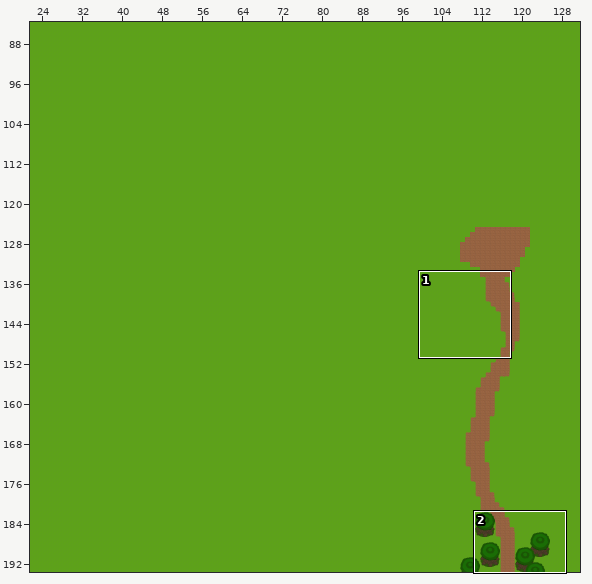
Tiled map -- game/assets/area1.tmx. Above, an overview of the earlier version with the close-up marked.
Close-up. As it was:
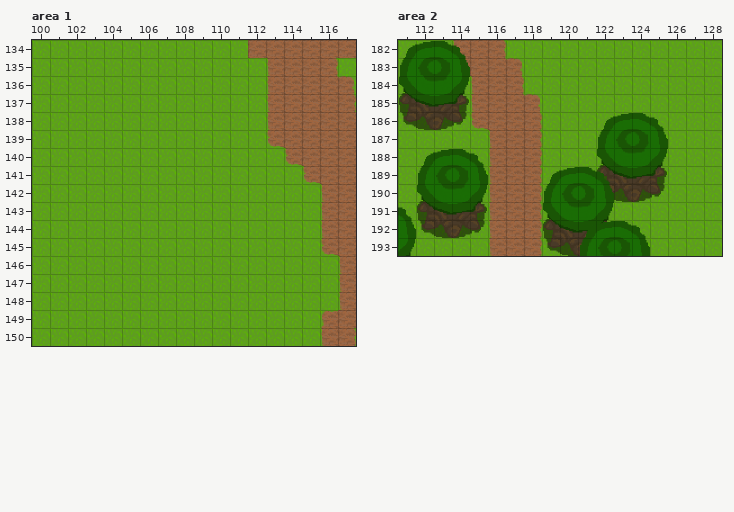
Cells are 32x32 px. Shown: area 1 x 100..117, y 134..150; area 2 x 111..128, y 182..193. The commit also changed other parts of the map, which this record leaves out. Tiles whose own drawing changed are shown in their newer look in all pictures.
Now the later version:
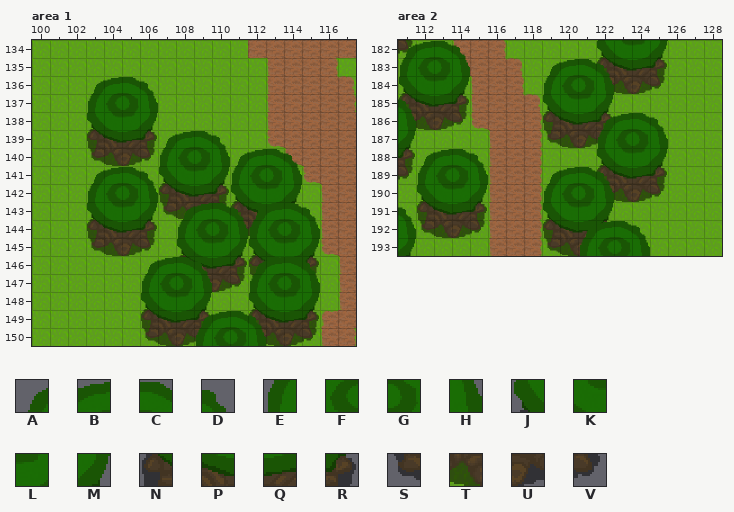
Key: from "tileset32": A 6, B 7, C 8, D 9, E 16, F 17, G 18, H 19, J 26, K 27, L 28, M 29, N 36, P 37, Q 38, R 39, S 46, T 47, U 48, V 49.
_ is an empty cell, . an unchanged one.
See-through tiles are keyed as they look on the map.
Changes in this commit:
--- layer "world_bottom", area 1
@@ x 103..106 @@
-139 ____
-140 ____
+139 NPQR
+140 STUV
@@ x 103..115 @@
-142 ....____.....
-143 ....________.
-144 ____....__...
-145 ____.........
-146 .....________
-147 ......____.._
+142 ....NPQR.....
+143 ....STUVNPQR.
+144 NPQR....ST...
+145 STUV.........
+146 .....NPQRNPQR
+147 ......TUVS..V
@@ x 106..115 @@
-149 ____..____
-150 ____..____
+149 NPQR..NPQR
+150 STUV..STUV
--- layer "world", area 1
@@ x 103..115 @@
-136 ____.........
-137 ____.........
-138 ____.........
-139 ....____.....
-140 ....________.
-141 ____________.
-142 ____....____.
-143 ____.________
-144 .....________
-145 .....________
-146 ...____..____
-147 ...____..____
-148 ...____..____
-149 ......____...
-150 ......____...
+136 ABCD.........
+137 EFGH.........
+138 JKLM.........
+139 ....ABCD.....
+140 ....EFGHABCD.
+141 ABCDJKLMEFGH.
+142 EFGH....JKLM.
+143 JKLM.ABCDABCD
+144 .....EFGHEFGH
+145 .....JKLMJKLM
+146 ...ABCD..ABCD
+147 ...EFGH..EFGH
+148 ...JKLM..JKLM
+149 ......ABCD...
+150 ......EFGH...
--- layer "world_bottom", area 2
@@ x 111..125 @@
-182 _..............
-183 ...........____
-184 ...........____
+182 V..............
+183 ...........NPQR
+184 ...........STUV
@@ x 111..122 @@
-186 ........____
-187 ........____
-188 _...........
-189 _...........
+186 ........NPQR
+187 ........STUV
+188 R...........
+189 V...........
--- layer "world", area 2
@@ x 111..125 @@
-182 ...........____
-183 ........____...
-184 ........____...
-185 _.......____...
-186 _..............
-187 _..............
+182 ...........JKLM
+183 ........ABCD...
+184 ........EFGH...
+185 D.......JKLM...
+186 H..............
+187 M..............
